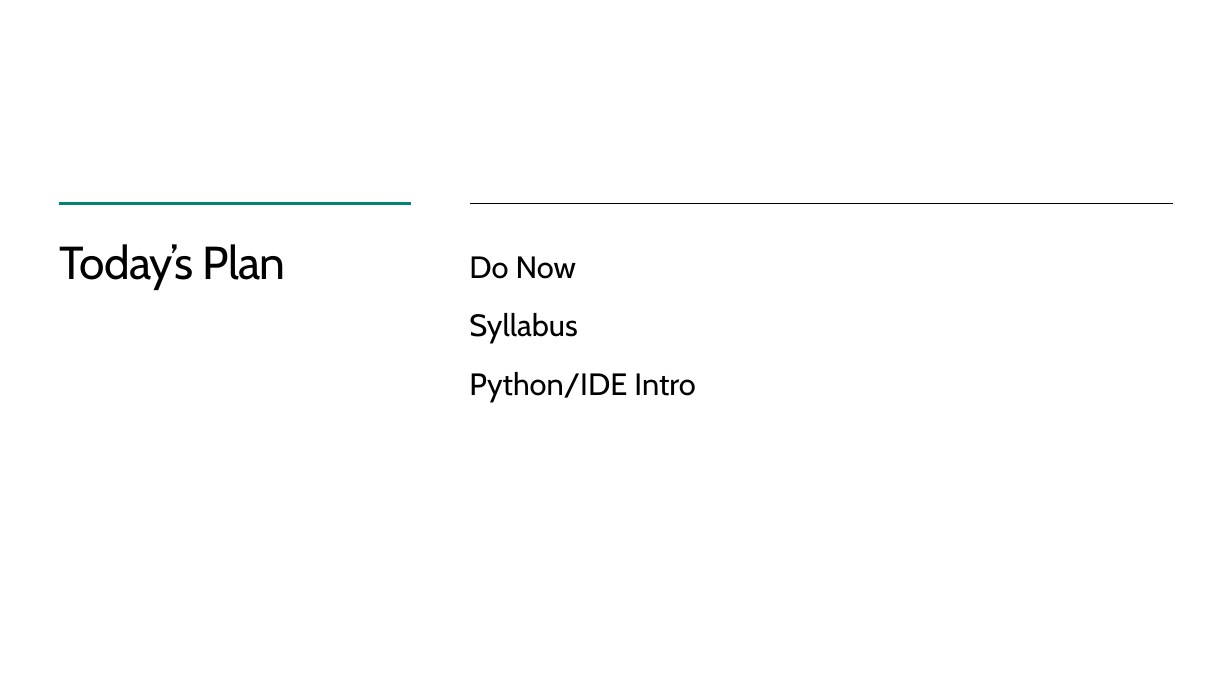
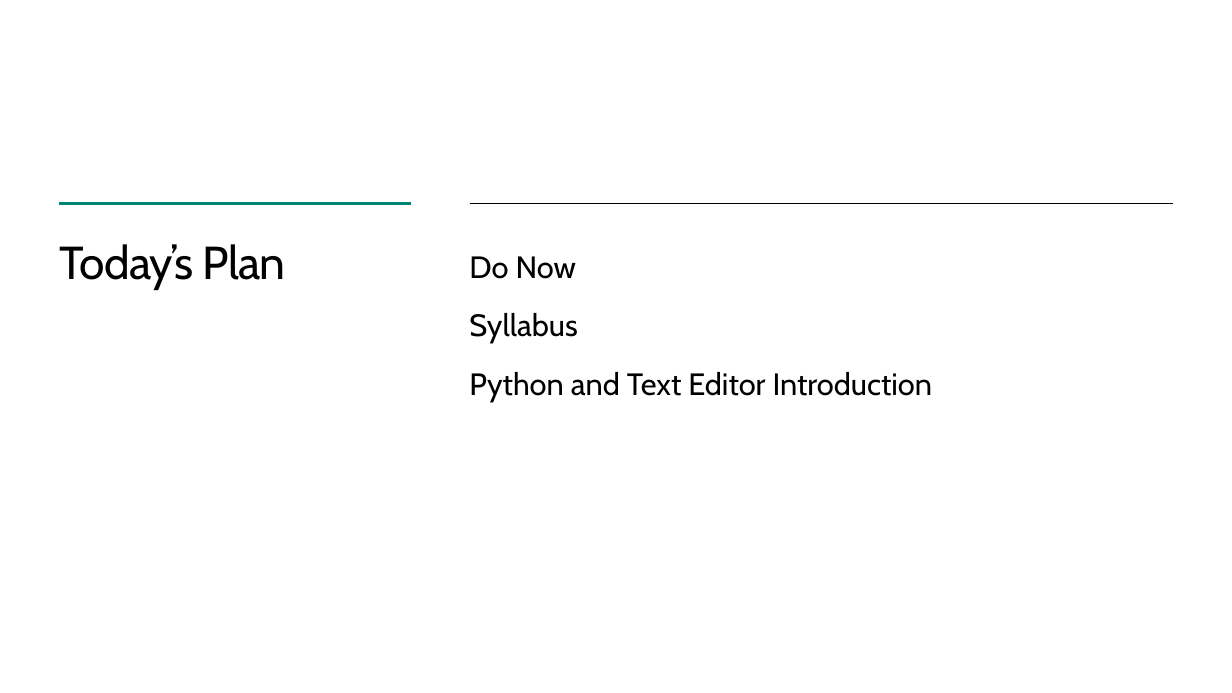
Before and after one commit to TEALSK12/2nd-semester-introduction-to-computer-science, a slide deck: slide 3 of docs/units/1_unit/slidedecks/Intro Python 1.01 TEALS.pptx. Drawn at 1232x693 pixels with LibreOffice and Linux fonts; fonts in the diff are those of the drawing; background and template pictures are left out. Boxes give left, top, right and bottom in pixels: in the first picture for what was removed or moved away, otherwise in the second. Text is boxed around its words. In the diff, an @@ line names an element or a change of style, - is before the commit and + after.

Commit message:
Updated terminology to include Text Editor

```diff
--- a/docs/units/1_unit/slidedecks/Intro Python 1.01 TEALS.pptx
+++ b/docs/units/1_unit/slidedecks/Intro Python 1.01 TEALS.pptx
@@ text at [469,372,933,401]: text changed @@
-Python/IDE Intro
+Python and Text Editor Introduction
```
Also in this commit, not shown: 2 other slides changed, 5 other files.
